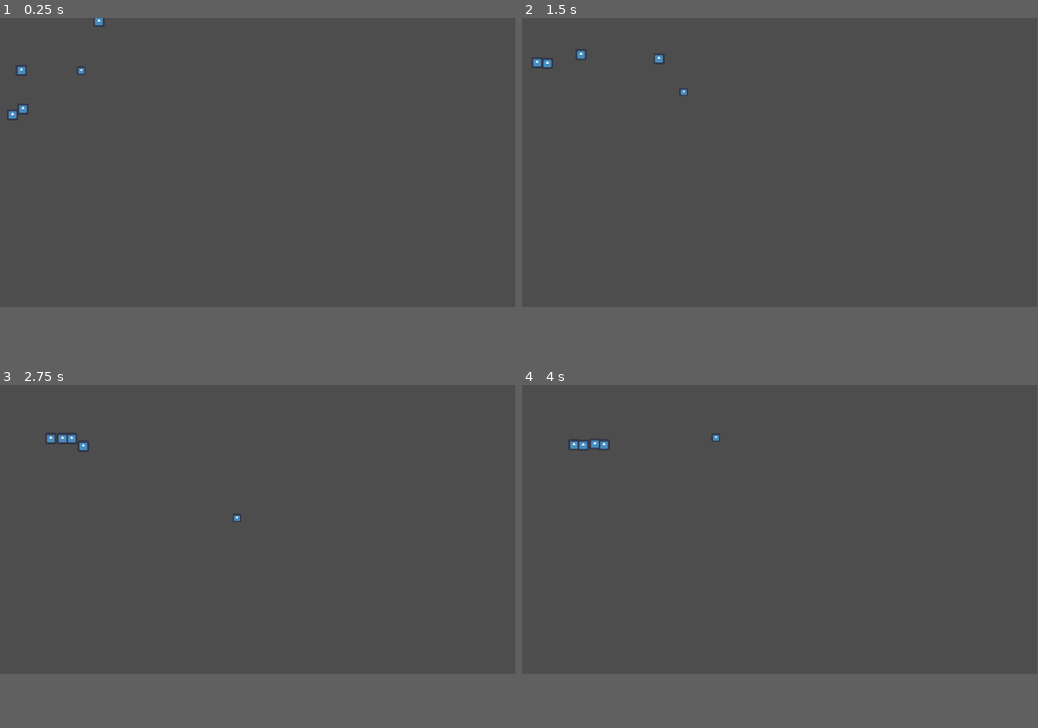
Above: before the commit, frames 1-4 (two rows, left to right).
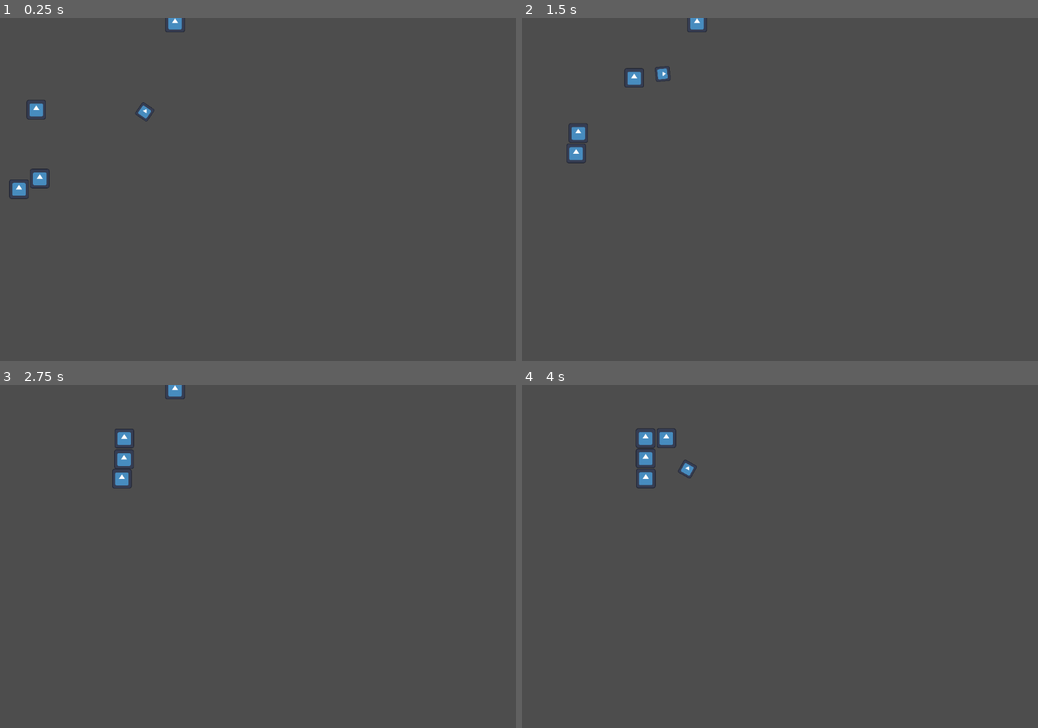
Above: after the commit, the same moments.

Repository: HasenBraten7/BALLS
Game: Godot game, scene res://TCSN/map.tscn
Same seed, same stepped clock (60 frames per second), same inputs: the game is played once before the commit and once after it. This scene is started directly instead of the project's main scene. The engine's default icon, where the game draws it, is replaced by a stand-in: a white triangle on a blue panel in a dark square.
Inputs (mouse positions are in pixels of both pictures, inside the frame that each line leads up to):
- Up to frame 1 (0.25 s): no input
- Up to frame 2 (1.5 s): move the mouse to (893, 148) at 0.52 s; hold D (right) 0.53-1.28 s; click (893, 148) at 0.6 s; move the mouse to (676, 175) at 1.27 s; hold S (down) from 1.28 s (still down); click (676, 175) at 1.35 s
- Up to frame 3 (2.75 s): move the mouse to (309, 467) at 2.02 s; release S (down) at 2.03 s; hold D (right) from 2.03 s (still down); click (309, 467) at 2.1 s
- Up to frame 4 (4 s): move the mouse to (754, 587) at 2.77 s; release D (right) at 2.78 s; hold W (up) 2.78-3.53 s; click (754, 587) at 2.85 s; move the mouse to (934, 573) at 3.52 s; hold A (left) from 3.53 s (still down); click (934, 573) at 3.6 s
In our replay, the window is 799x449 before the commit and 800x533 after it. These sizes can differ from the game's own. Grey fills any space a smaller window leaves; there, only what the larger window draws over its background counts as a difference.

The runs differ from the first frame. In frame 1, 0.8% of the frame differs, in the area x 1-36%, y 0-53%; in frame 2, 0.8%, in the area x 1-36%, y 0-43%; in frame 3, 0.7%; in frame 4, 0.8%.

Commit message:
knockback setup

Diff:
--- a/Scripts/node_2d.gd
+++ b/Scripts/node_2d.gd
@@ -1,14 +1,56 @@
 extends CharacterBody2D
 
 @export var speed = 400
-
-func _ready() -> void:
-	add_to_group("characters")
+@export var attack_range: float = 40.0
+@export var attack_cooldown: float = 0.3
+var can_attack = true
 
 func get_input():
-	var input_direction = Input.get_vector("left", "right", "up", "down")
-	velocity = input_direction * speed
+	# Spieler dreht sich zur Maus
+	look_at(get_global_mouse_position())
+
+	# Bewegung entlang der lokalen X-Achse (WS)
+	velocity = transform.x * Input.get_axis("down", "up") * speed
 
 func _physics_process(delta):
 	get_input()
 	move_and_slide()
+
+func _process(delta):
+	if Input.is_action_just_pressed("click") and can_attack:
+		perform_attack()
+
+func perform_attack():
+	can_attack = false
+
+	var direction = (get_global_mouse_position() - global_position).normalized()
+
+	# Hitbox erzeugen
+	var hitbox := HitBox.new()
+	hitbox.name = "PlayerHitbox"
+
+	# Layer/Mask:
+	# Layer 2 = PlayerAttack
+	# Mask 1 = Gegner
+	hitbox.collision_layer = 1
+	hitbox.collision_mask = 0
+
+	# Kollisionsform
+	var shape := CollisionShape2D.new()
+	shape.shape = CircleShape2D.new()
+	shape.shape.radius = 20
+	hitbox.add_child(shape)
+
+	# Position der Hitbox vor dem Spieler
+	hitbox.global_position = global_position + direction * attack_range
+
+	# Hitbox in die Szene setzen
+	get_parent().add_child(hitbox)
+
+	# Hitbox kurz bestehen lassen (damit Gegner sie erkennen)
+	await get_tree().create_timer(0.1).timeout
+	hitbox.queue_free()
+
+	# Cooldown
+	await get_tree().create_timer(attack_cooldown).timeout
+	can_attack = true
--- a/TCSN/AI.tscn
+++ b/TCSN/AI.tscn
@@ -2,14 +2,19 @@
 
 [ext_resource type="Script" uid="uid://pds7cj0k5tj7" path="res://TCSN/ai.gd" id="1_og0kw"]
 [ext_resource type="Texture2D" uid="uid://4q335xxs2p" path="res://other/icon.svg" id="1_q2qs2"]
+[ext_resource type="Script" uid="uid://dcw7s5ng0vqlp" path="res://hurtbox.gd" id="3_nd5oo"]
 
 [sub_resource type="RectangleShape2D" id="RectangleShape2D_ivnc3"]
-size = Vector2(38.75, 36.4375)
+size = Vector2(43.375, 42.21875)
+
+[sub_resource type="RectangleShape2D" id="RectangleShape2D_nd5oo"]
+size = Vector2(40, 40)
 
 [node name="Ai" type="CharacterBody2D" unique_id=794534406]
 script = ExtResource("1_og0kw")
 
 [node name="CollisionShape2D" type="CollisionShape2D" parent="." unique_id=1307917071]
+position = Vector2(-2.3125, -2.890625)
 shape = SubResource("RectangleShape2D_ivnc3")
 
 [node name="Sprite2D" type="Sprite2D" parent="CollisionShape2D" unique_id=719896935]
@@ -17,3 +22,12 @@
 position = Vector2(3.8146973e-06, 3.8146973e-06)
 scale = Vector2(0.321289, 0.321289)
 texture = ExtResource("1_q2qs2")
+
+[node name="HurtBox" type="Area2D" parent="." unique_id=759861702]
+collision_layer = 0
+script = ExtResource("3_nd5oo")
+metadata/_custom_type_script = "uid://dcw7s5ng0vqlp"
+
+[node name="CollisionShape2D" type="CollisionShape2D" parent="HurtBox" unique_id=1822320051]
+position = Vector2(-2, -3)
+shape = SubResource("RectangleShape2D_nd5oo")
--- a/TCSN/ai.gd
+++ b/TCSN/ai.gd
@@ -1,24 +1,25 @@
 extends CharacterBody2D
 
 @export var speed := 400
-@export var knockback = 100 #Knockback des gegners
-@export var recoil = 10 #eigener knockback
+@export var knockback = 100
+@export var recoil = 10
 
 var current_target: CharacterBody2D = null
 
 func _ready():
 	add_to_group("characters")
 
-	# Timer that picks a new target every few seconds
 	var timer := Timer.new()
-	timer.wait_time = randi_range(0, 3)
+	timer.wait_time = randi_range(1, 3)
 	timer.autostart = true
 	timer.one_shot = false
 	timer.timeout.connect(_on_retarget_timeout)
 	add_child(timer)
 
-	# Pick an initial target
 	_on_retarget_timeout()
+
+	# WICHTIG: Gegner reagiert auf Hitboxen
+	connect("area_entered", Callable(self, "_on_area_entered"))
 
 
 func _on_retarget_timeout():
@@ -29,12 +30,9 @@
 	var chars = get_tree().get_nodes_in_group("characters")
 
 	if chars.size() <= 1:
-		return null #nur noch eine AI am überleben
+		return null
 
-	# Remove self from the list
 	chars.erase(self)
-
-	# zufalls ziel
 	randomize()
 	return chars[randi() % chars.size()]
 
@@ -51,3 +49,14 @@
 func _physics_process(delta):
 	move_towards_target(current_target)
 	move_and_slide()
+
+
+func _on_area_entered(area):
+	# Prüfen ob die Area eine Hitbox ist
+	if area.name == "PlayerHitbox":
+		take_damage(200)
+
+
+func take_damage(knockback_strength: int):
+	knockback = global_position.direction_to(global_position) * -knockback_strength
+	#wird aktiviert
--- /dev/null
+++ b/hitbox.gd
@@ -0,0 +1,10 @@
+class_name HitBox
+extends Area2D
+
+@export var knockback: int = 20 : set = set_knockback, get = get_knockback
+
+func set_knockback(value: int):
+	knockback= value
+
+func get_knockback() -> int:
+	return knockback
--- /dev/null
+++ b/hitbox.tscn
@@ -0,0 +1,3 @@
+[gd_scene format=3 uid="uid://bx7qngq8ngt8c"]
+
+[node name="Hitbox" type="Node2D" unique_id=1269083366]
--- /dev/null
+++ b/hurtbox.gd
@@ -0,0 +1,14 @@
+class_name HurtBox
+
+extends Area2D
+
+signal reveived_damage(Knockback: int)
+
+func _ready() -> void:
+		connect("area_entered", _on_area_entered)
+
+func _on_area_entered(hitbox: HitBox) -> void:
+	if hitbox != null:
+		print("Hitbox entered")
+		reveived_damage.emit(hitbox.get_knockback())
+		get_parent().take_damage(20)
--- a/project.godot
+++ b/project.godot
@@ -17,8 +17,8 @@
 
 [display]
 
-window/size/viewport_width=1920
-window/size/viewport_height=1080
+window/size/viewport_width=1080
+window/size/viewport_height=720
 
 [input]
 
@@ -43,10 +43,15 @@
 ]
 }
 click={
-"deadzone": 0.2,
+"deadzone": 0.5,
 "events": [Object(InputEventMouseButton,"resource_local_to_scene":false,"resource_name":"","device":-1,"window_id":0,"a …(258 unchanged characters)…
 ]
 }
+
+[layer_names]
+
+2d_physics/layer_1="Player"
+2d_physics/layer_2="AI"
 
 [physics]
 
Not shown, added: hitbox.gd.uid
Not shown, added: hurtbox.gd.uid
Not shown, added: TCSN/map.tscn6400131953.tmp
